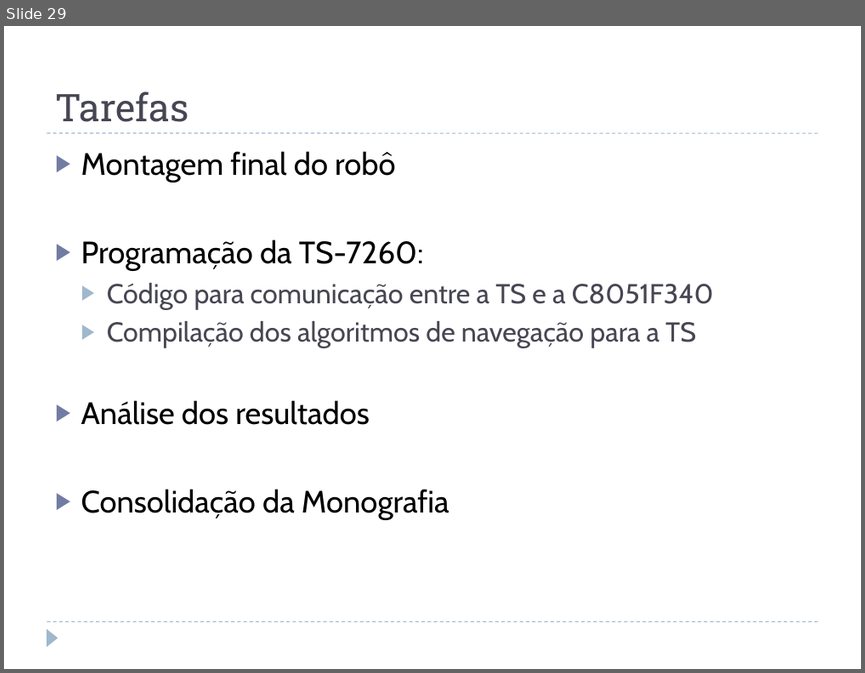
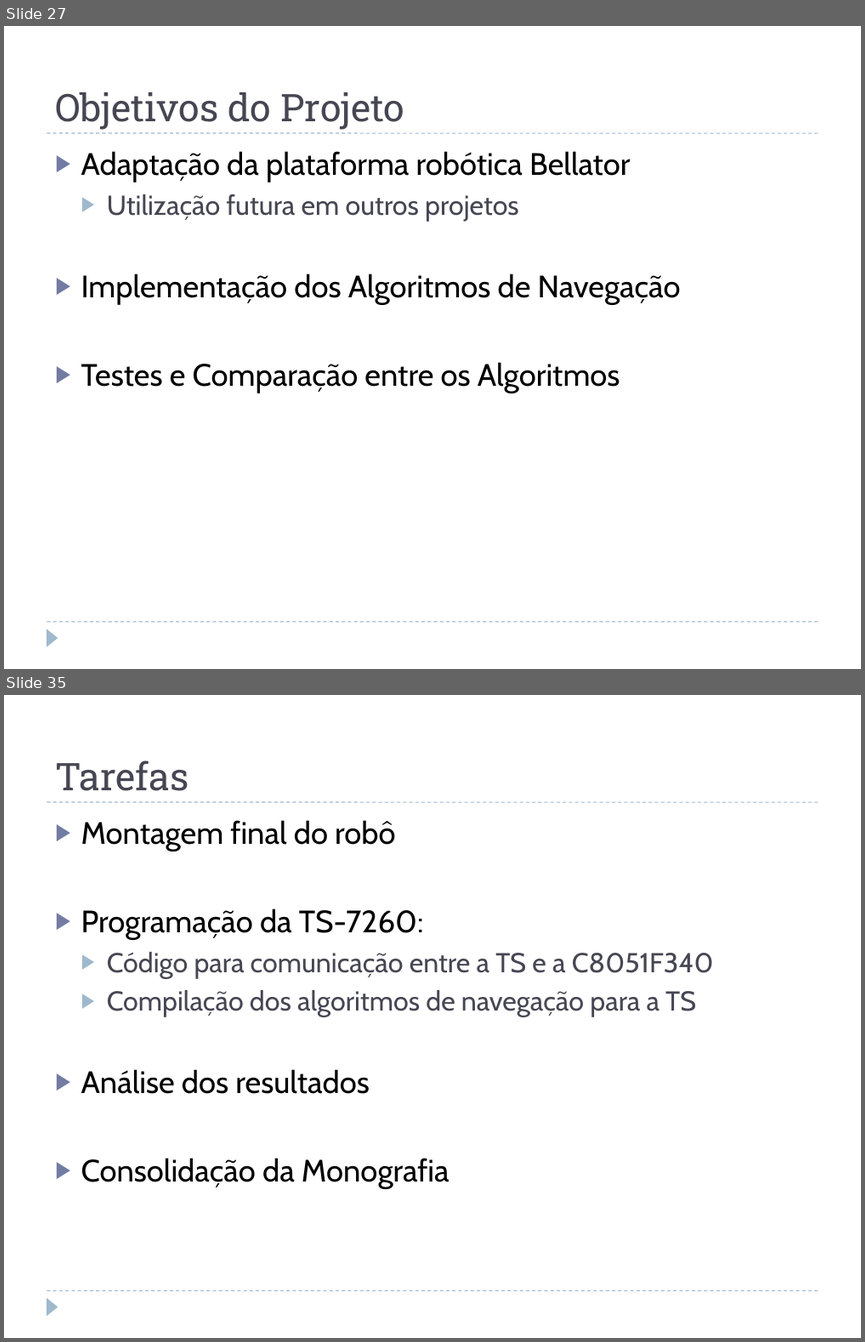
Before and after one commit to jcnborges/TCC, a slide deck: qualificacao.pptx. Shown one above the other, each under a label of ours: slide 29 before the commit, slides 27 and 35 after it; the slides between them are not shown. The pictures are 865x673 and 865x1342 pixels, drawn with LibreOffice and Linux fonts; fonts in the diff are those of the drawing. Boxes give left, top, right and bottom in pixels: in the first picture for what was removed or moved away, otherwise in the second. Text is boxed around its words. In the diff, an @@ line names an element or a change of style, - is before the commit and + after.

```diff
--- a/qualificacao.pptx
+++ b/qualificacao.pptx
@@ slide 27 added at (x1=4, y1=26, x2=861, y2=669), background #FFFFFF; not listed: 3 template elements that a slide beside it also shows @@
@@ title added at (x1=55, y1=92, x2=405, y2=130), 32 pt, text #464653 @@
+Objetivos do Projeto
@@ text added at (x1=81, y1=151, x2=681, y2=392), 26 pt, text #000000 @@
+▶ Adaptação da plataforma robótica Bellator
+  ▶ Utilização futura em outros projetos
+▶ Implementação dos Algoritmos de Navegação
+▶ Testes e Comparação entre os Algoritmos
@@ what was slide 29 is now slide 35 @@
```
Also in this commit, not shown: 4 slides changed, 5 other slides added.
